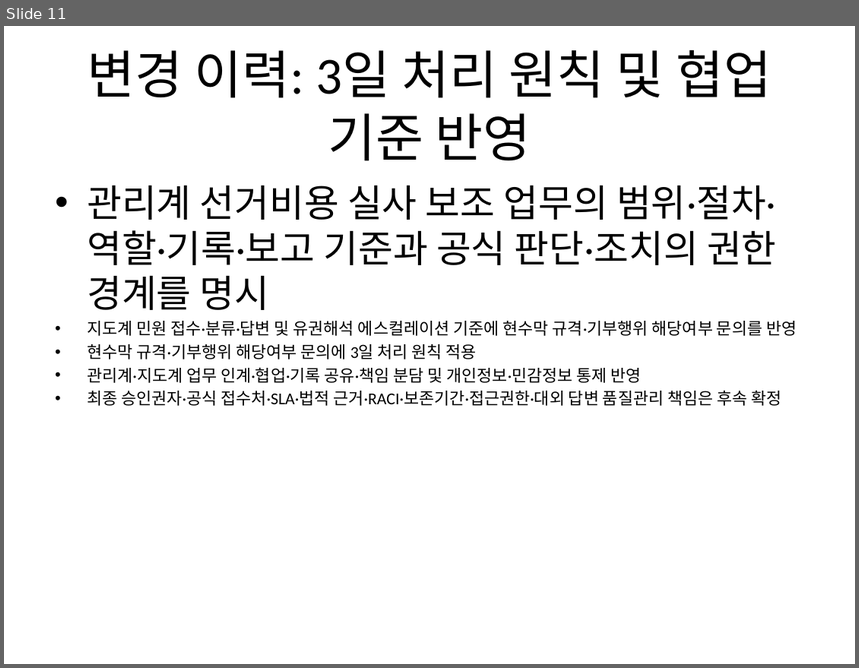
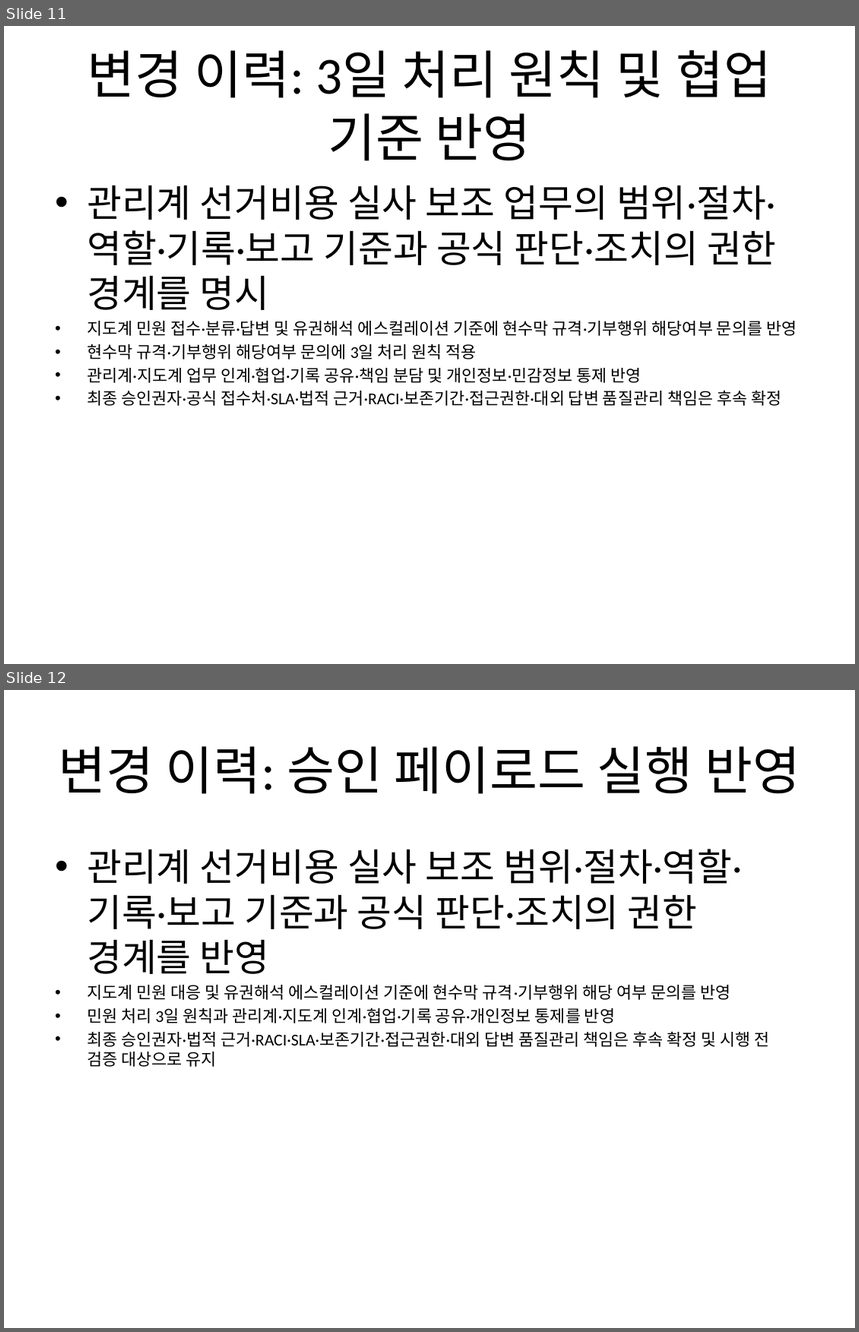
Before and after one commit to Abraxaspark91/n8n_termpjt, a slide deck: scenarios/S10_election_office_support/deliverables/선관위_업무브리핑_덱.pptx. Shown one above the other, each under a label of ours: slide 11 before the commit, slides 11 and 12 after it. The pictures are 859x668 and 859x1332 pixels, drawn with LibreOffice and Linux fonts; fonts in the diff are those of the drawing. Boxes give left, top, right and bottom in pixels: in the first picture for what was removed or moved away, otherwise in the second. Text is boxed around its words. In the diff, an @@ line names an element or a change of style, - is before the commit and + after.

```diff
--- a/scenarios/S10_election_office_support/deliverables/선관위_업무브리핑_덱.pptx
+++ b/scenarios/S10_election_office_support/deliverables/선관위_업무브리핑_덱.pptx
@@ slide 12 added at (4, 690, 855, 1328), background #FFFFFF @@
@@ title added at (58, 746, 800, 794), 44 pt, text #000000 @@
+변경 이력: 승인 페이로드 실행 반영
@@ text added at (87, 849, 769, 1067), 14 pt, text #000000 @@
+• 관리계 선거비용 실사 보조 범위·절차·역할·기록·보고 기준과 공식 판단·조치의 권한 경계를 반영
+• 지도계 민원 대응 및 유권해석 에스컬레이션 기준에 현수막 규격·기부행위 해당 여부 문의를 반영
+• 민원 처리 3일 원칙과 관리계·지도계 인계·협업·기록 공유·개인정보 통제를 반영
+• 최종 승인권자·법적 근거·RACI·SLA·보존기간·접근권한·대외 답변 품질관리 책임은 후속 확정 및 시행 전 검증 대상으로 유지
```
Also in this commit, not shown: 8 other files.
